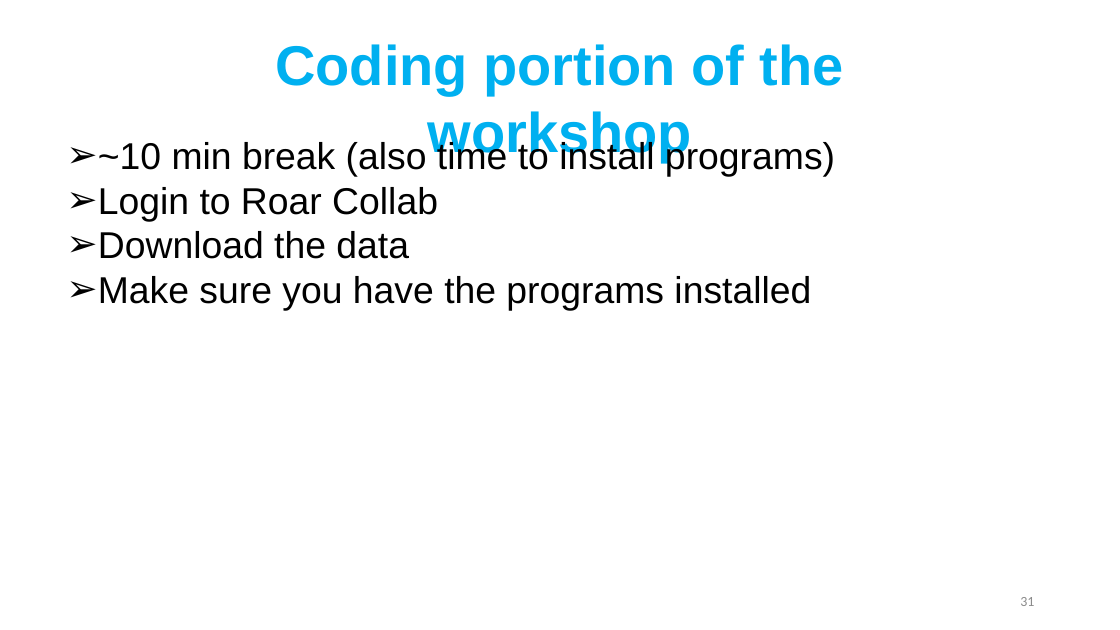
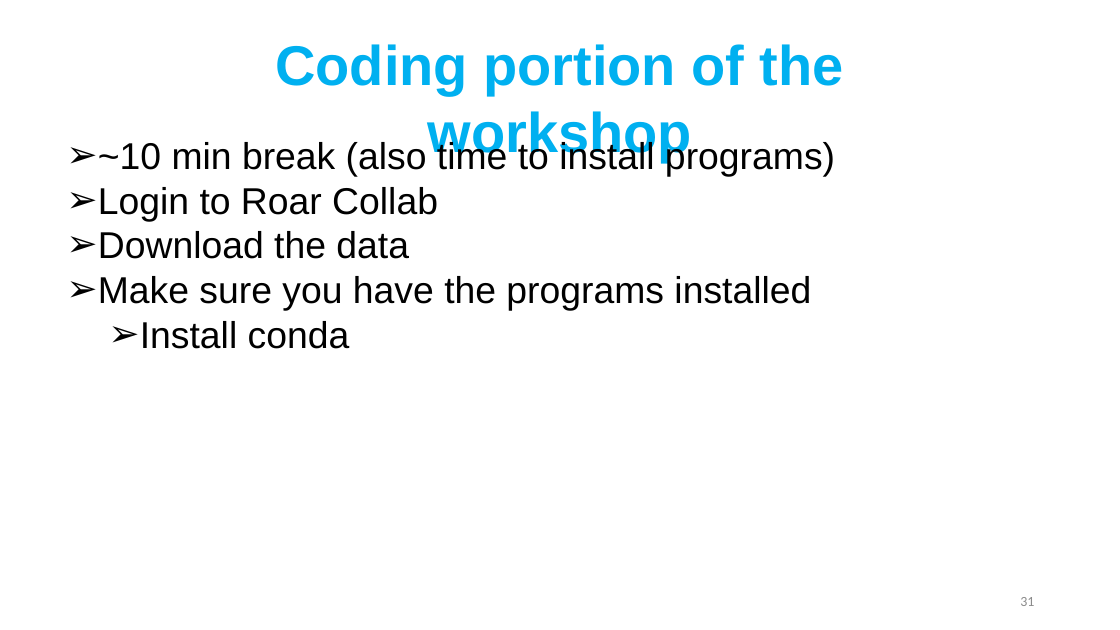
Before and after one commit to DAWGPSU/DAWG_workshop, a slide deck: slide 31 of SP24_09FEB24_Phylogenomics/slides/Phylogenomics_Slides_DAWG_SP24.pptx. Drawn at 1120x630 pixels with LibreOffice and Linux fonts; fonts in the diff are those of the drawing. Boxes give left, top, right and bottom in pixels: in the first picture for what was removed or moved away, otherwise in the second. Text is boxed around its words. In the diff, an @@ line names an element or a change of style, - is before the commit and + after.

```diff
--- a/SP24_09FEB24_Phylogenomics/slides/Phylogenomics_Slides_DAWG_SP24.pptx
+++ b/SP24_09FEB24_Phylogenomics/slides/Phylogenomics_Slides_DAWG_SP24.pptx
@@ text at [140,321,350,349]: paragraph added @@
+  ➢ Install conda
```
Also in this commit, not shown: 7 other slides changed, 2 slides added, 1 slide removed.
